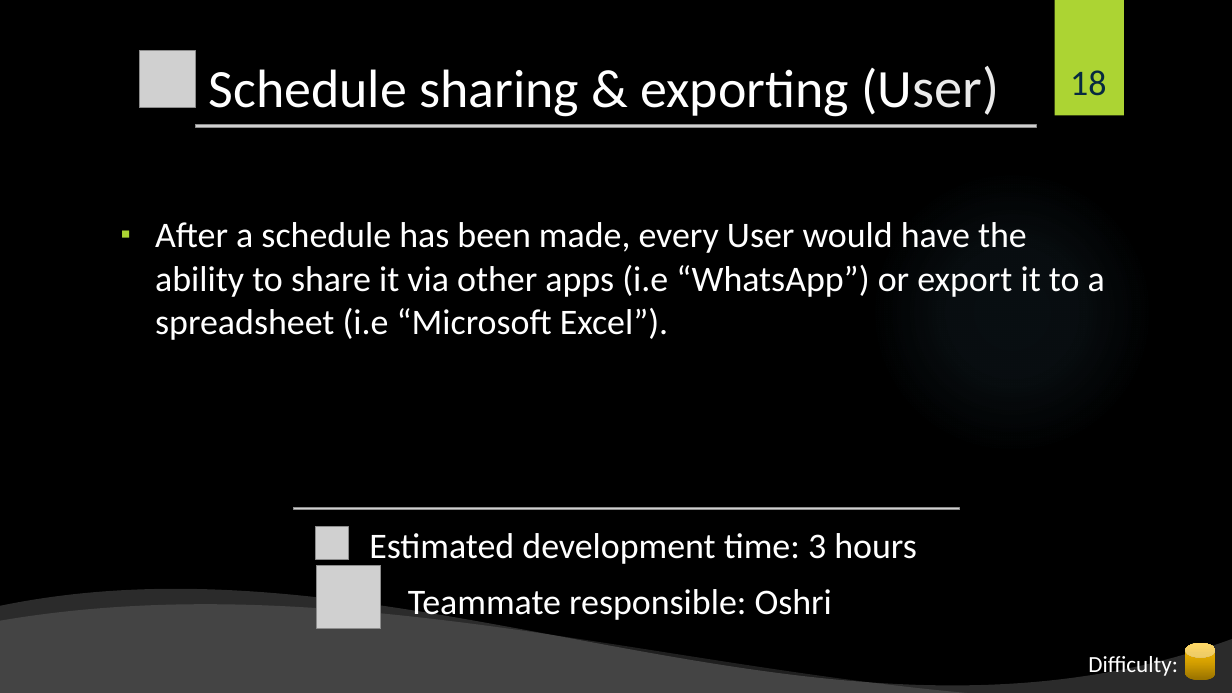
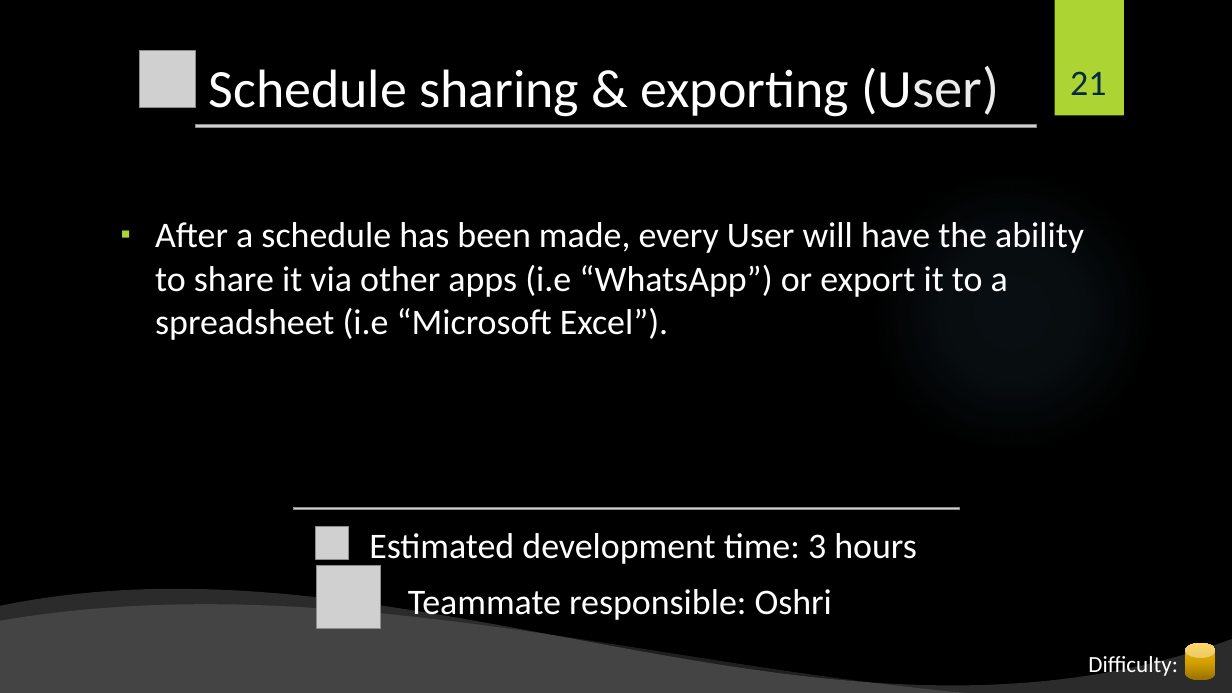
Before and after one commit to shiftlyapp/Shiftly, a slide deck: slide 21 of Backlog.pptx (slide 18 before the commit). Drawn at 1232x693 pixels with LibreOffice and Linux fonts; fonts in the diff are those of the drawing; grey boxes stand for pictures; background and template pictures are left out. Boxes give left, top, right and bottom in pixels: in the first picture for what was removed or moved away, otherwise in the second. Text is boxed around its words. In the diff, an @@ line names an element or a change of style, - is before the commit and + after.

```diff
--- a/Backlog.pptx
+++ b/Backlog.pptx
@@ page number at <box>1070,71,1106,95</box>: text changed @@
-18
+21
@@ text at <box>155,222,1084,340</box>: text changed @@
-▪ After a schedule has been made, every User would have the ability to share it via other apps (i.e “WhatsApp”) or export it to a spreadsheet (i.e “Microsoft Excel”).
+▪ After a schedule has been made, every User will have the ability to share it via other apps (i.e “WhatsApp”) or export it to a spreadsheet (i.e “Microsoft Excel”).
```
Also in this commit, not shown: 15 other slides changed, 3 slides added.
